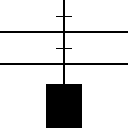
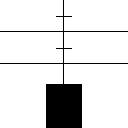
Layered file, before and after one edit (128x128). Changes by layer:
painted on "形状 1" (1st of 3) over [64, 0, 65, 84]
painted on "形状 1" (2nd of 3) over [0, 32, 128, 33]
painted on "形状 1" (3rd of 3) over [0, 64, 128, 65]
